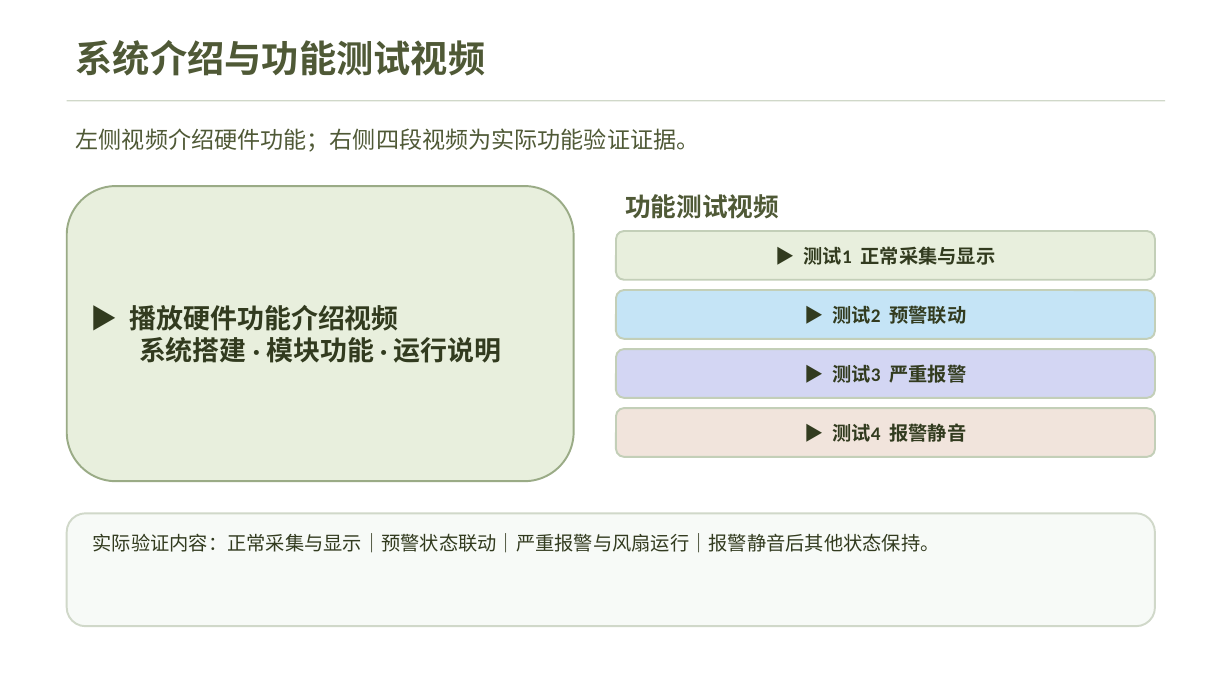
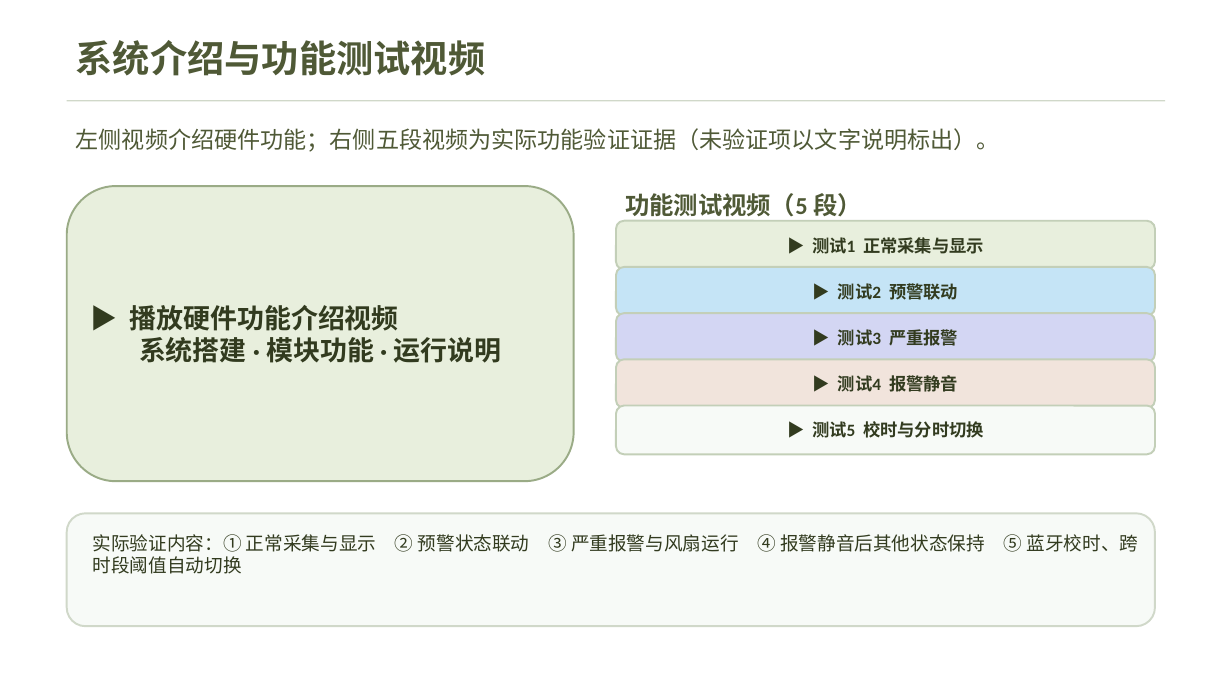
Before and after one commit to Ygreece/UNO_DHT22_OLED, a slide deck: slide 13 of docs/submission/室内大棚温湿度监测与风扇控制系统_答辩汇报_脱敏版.pptx. Drawn at 1232x693 pixels with LibreOffice and Linux fonts; fonts in the diff are those of the drawing. Boxes give left, top, right and bottom in pixels: in the first picture for what was removed or moved away, otherwise in the second. Text is boxed around its words. In the diff, an @@ line names an element or a change of style, - is before the commit and + after.

Commit message:
docs: 答辩汇报PPT更新分时阈值口径、命令表、测试结果与视频页

```diff
--- a/docs/submission/室内大棚温湿度监测与风扇控制系统_答辩汇报_脱敏版.pptx
+++ b/docs/submission/室内大棚温湿度监测与风扇控制系统_答辩汇报_脱敏版.pptx
@@ text at <box>76,128,1000,152</box>: text changed @@
-左侧视频介绍硬件功能；右侧四段视频为实际功能验证证据。
+左侧视频介绍硬件功能；右侧五段视频为实际功能验证证据（未验证项以文字说明标出）。
@@ text at <box>625,193,862,221</box>: text changed; size 20 to 19 pt @@
-功能测试视频
+功能测试视频（5 段）
@@ rounded rectangle "▶ 测试1 正常采集与显示": place and size @@
-rounded rectangle "▶ 测试1 正常采集与显示" at <box>616,231,1155,280</box>
+rounded rectangle "▶ 测试1 正常采集与显示" at <box>616,221,1155,270</box>
@@ rounded rectangle "▶ 测试2 预警联动": place and size @@
-rounded rectangle "▶ 测试2 预警联动" at <box>616,290,1155,339</box>
+rounded rectangle "▶ 测试2 预警联动" at <box>616,267,1155,316</box>
@@ rounded rectangle "▶ 测试3 严重报警": place and size @@
-rounded rectangle "▶ 测试3 严重报警" at <box>616,349,1155,398</box>
+rounded rectangle "▶ 测试3 严重报警" at <box>616,313,1155,362</box>
@@ size 15 to 13.5 pt in 4 elements at <box>616,221,1155,270</box>, <box>616,267,1155,316</box>, <box>616,313,1155,362</box>, <box>616,360,1155,409</box> @@
@@ rounded rectangle "▶ 测试4 报警静音": place and size @@
-rounded rectangle "▶ 测试4 报警静音" at <box>616,409,1155,457</box>
+rounded rectangle "▶ 测试4 报警静音" at <box>616,360,1155,409</box>
@@ rounded rectangle added at <box>616,406,1155,455</box>, fill #F7FAF7, outline #C3CFB8 1.5 pt, 13.5 pt, text #323B1F, bold @@
+▶ 测试5 校时与分时切换
@@ text in rounded rectangle at <box>93,534,1139,552</box>: text changed; size 15 to 14.5 pt @@
-实际验证内容：正常采集与显示｜预警状态联动｜严重报警与风扇运行｜报警静音后其他状态保持。
+实际验证内容：① 正常采集与显示 ② 预警状态联动 ③ 严重报警与风扇运行 ④ 报警静音后其他状态保持 ⑤ 蓝牙校时、跨时段阈值自动切换
```
Also in this commit, not shown: 3 other slides changed.
